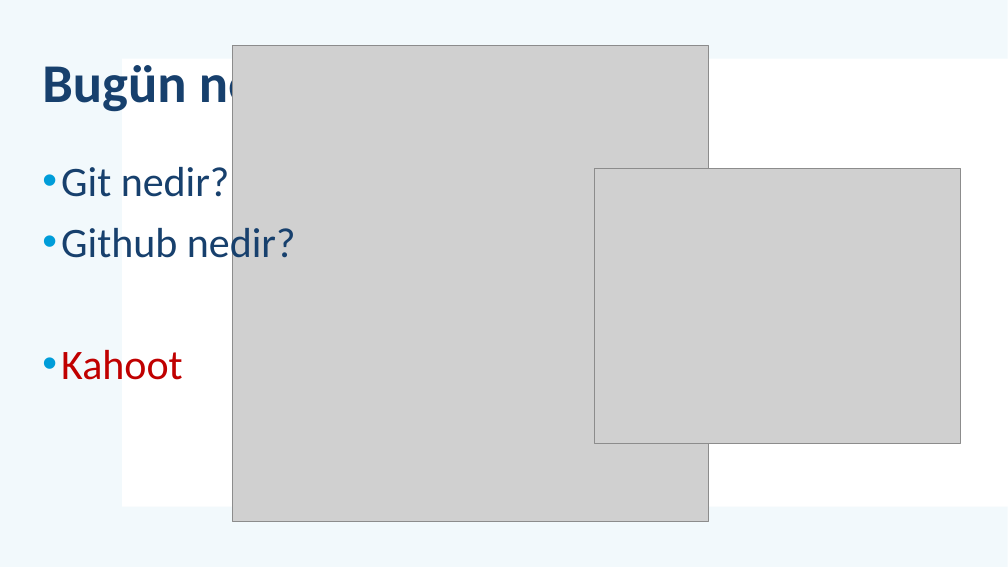
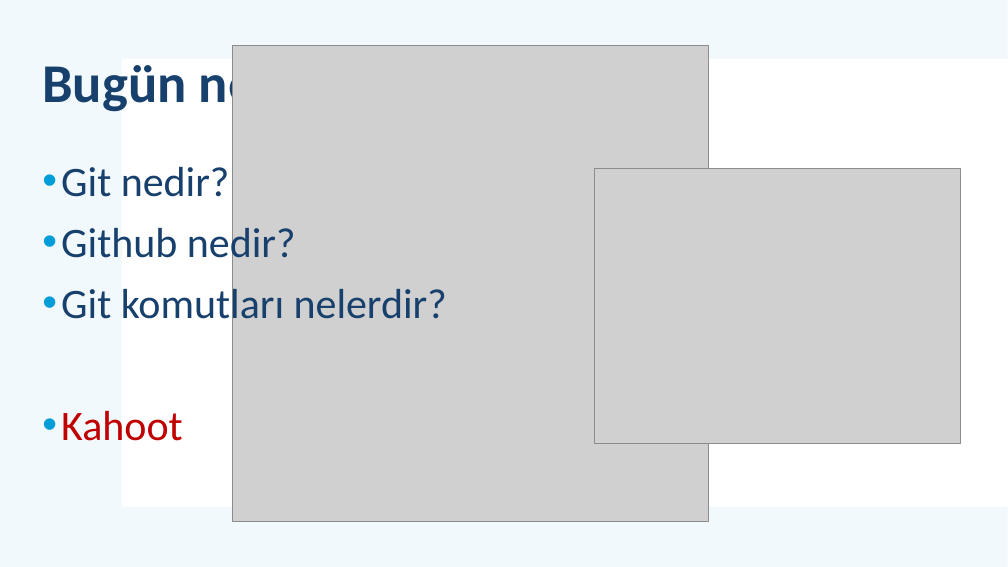
Before and after one commit to mehmetsungur/GitGithub, a slide deck: slide 2 of GitGithub.pptx. Drawn at 1008x567 pixels with LibreOffice and Linux fonts; fonts in the diff are those of the drawing; grey boxes stand for pictures. Boxes give left, top, right and bottom in pixels: in the first picture for what was removed or moved away, otherwise in the second. Text is boxed around its words. In the diff, an @@ line names an element or a change of style, - is before the commit and + after.

```diff
--- a/GitGithub.pptx
+++ b/GitGithub.pptx
@@ text at [61,284,447,329]: paragraph added @@
+• Git komutları nelerdir?
```
Also in this commit, not shown: 5 slides added, 2 other files.
